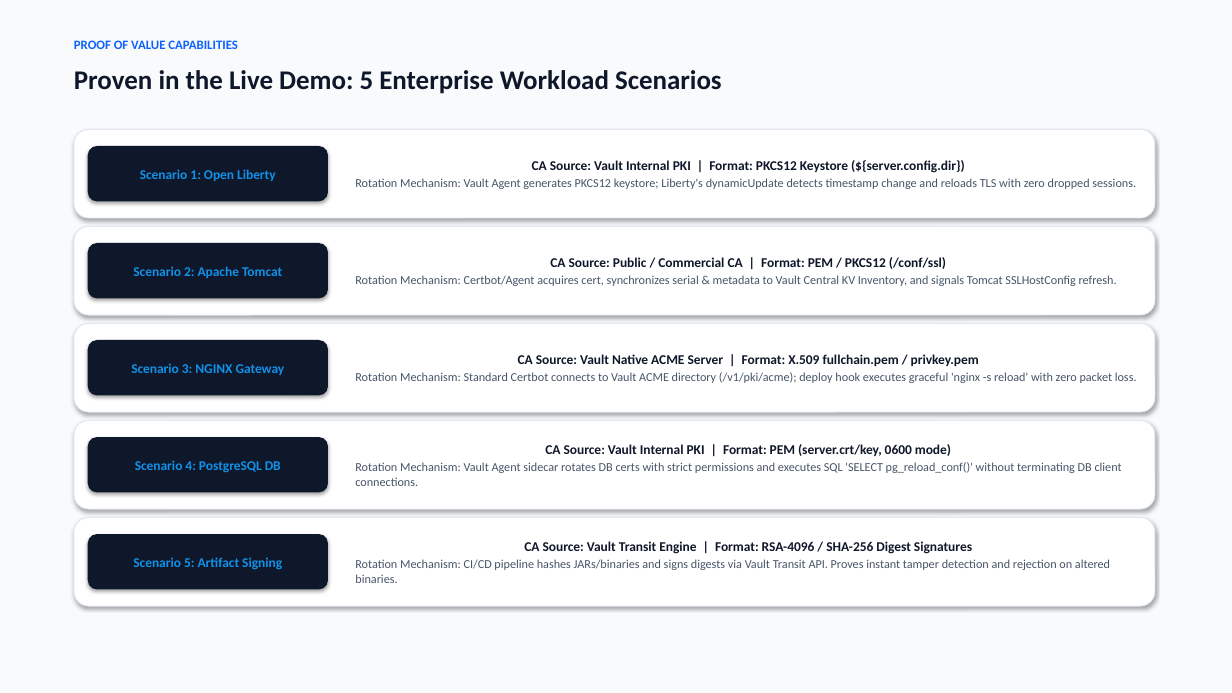
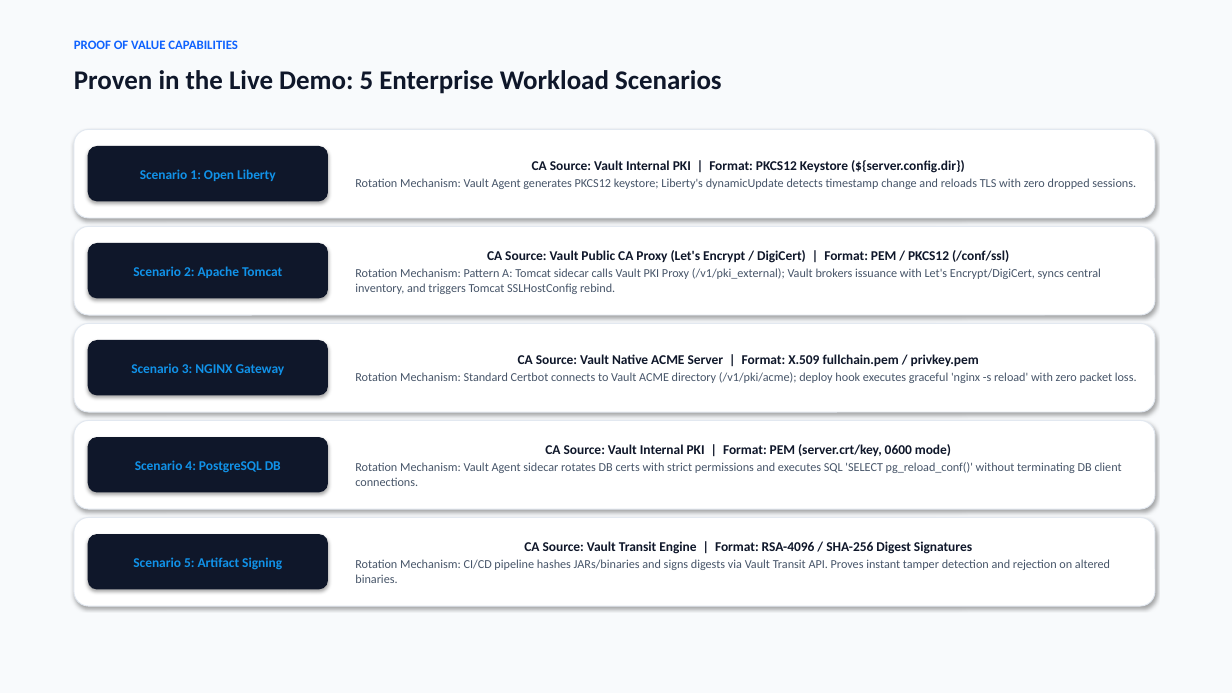
Before and after one commit to isalkovic/ibm-vault-clm-demo, a slide deck: slide 5 of Certificate_Lifecycle_Management_Vault_Sales_Pitch.pptx. Drawn at 1232x693 pixels with LibreOffice and Linux fonts; fonts in the diff are those of the drawing. Boxes give left, top, right and bottom in pixels: in the first picture for what was removed or moved away, otherwise in the second. Text is boxed around its words. In the diff, an @@ line names an element or a change of style, - is before the commit and + after.

Commit message:
docs(pptx): update sales pitch slides to reflect Pattern A for Tomcat

```diff
--- a/Certificate_Lifecycle_Management_Vault_Sales_Pitch.pptx
+++ b/Certificate_Lifecycle_Management_Vault_Sales_Pitch.pptx
@@ text in rounded rectangle at bbox=[355, 250, 1101, 294]: text changed @@
-CA Source: Public / Commercial CA | Format: PEM / PKCS12 (/conf/ssl)
-Rotation Mechanism: Certbot/Agent acquires cert, synchronizes serial & metadata to Vault Central KV Inventory, and signals Tomcat SSLHostConfig refresh.
+CA Source: Vault Public CA Proxy (Let's Encrypt / DigiCert) | Format: PEM / PKCS12 (/conf/ssl)
+Rotation Mechanism: Pattern A: Tomcat sidecar calls Vault PKI Proxy (/v1/pki_external); Vault brokers issuance with Let's Encrypt/DigiCert, syncs central inventory, and triggers Tomcat SSLHostConfig rebind.
```
Also in this commit, not shown: 1 other slide changed.
